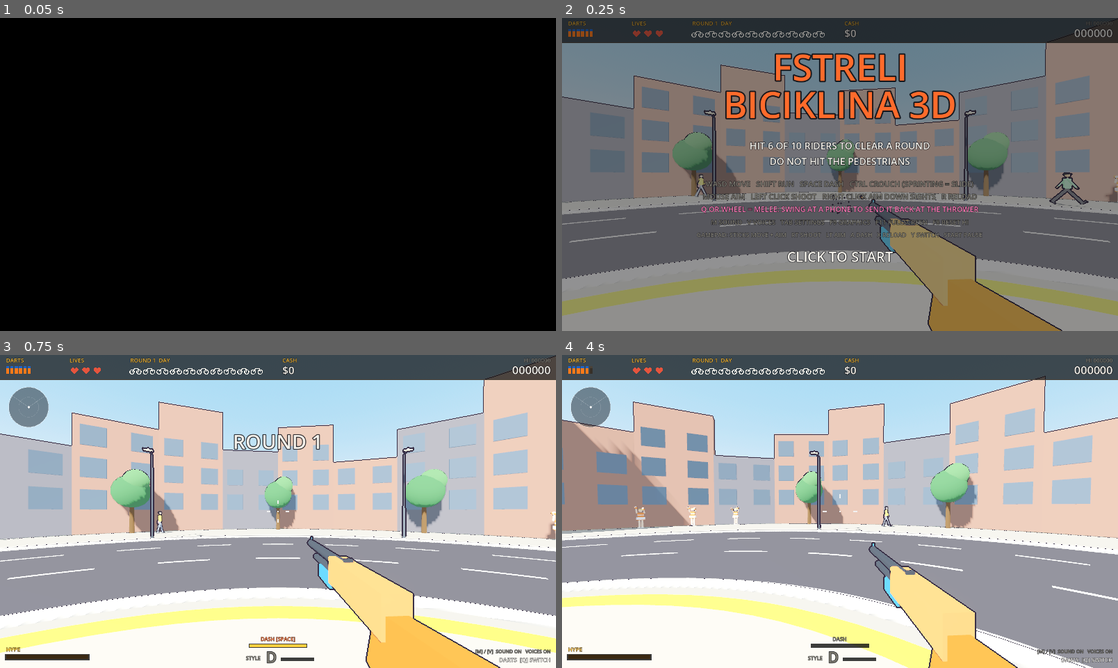
Above: before the commit, frames 1-4 (two rows, left to right).
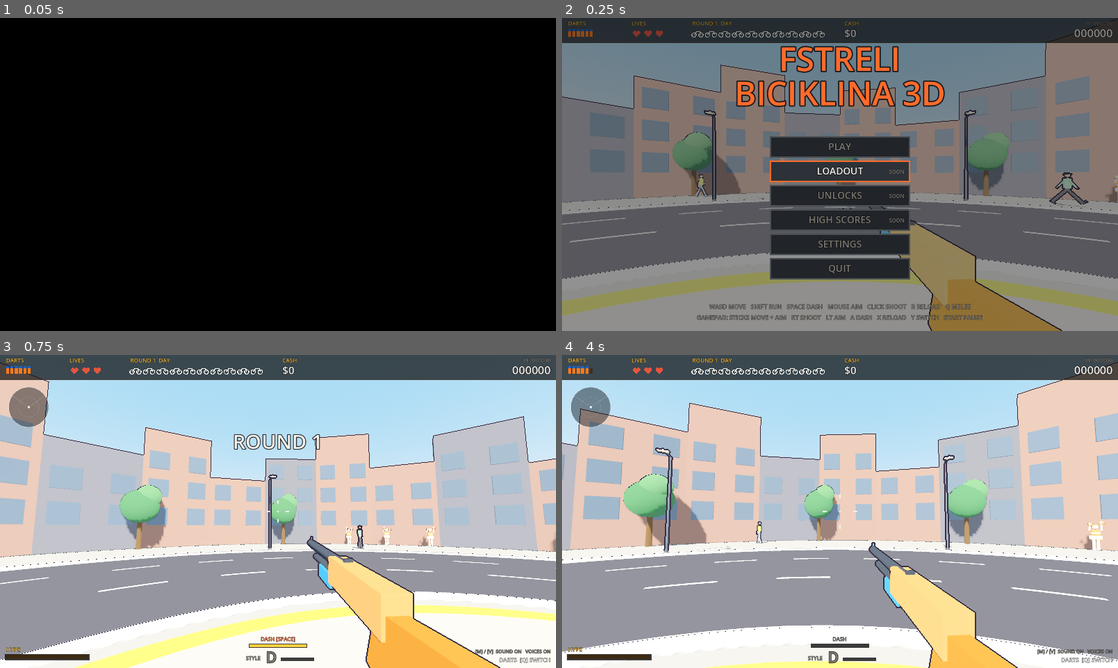
Above: after the commit, the same moments.

Repository: GVihi/FstreliBiciklina3D
Game: Godot game, scene res://main.tscn
Two runs of this game, one before a commit and one after it. Both use one fixed random seed, a clock stepped at 60 frames per second and the inputs below.
Inputs (mouse positions are in pixels of both pictures, inside the frame that each line leads up to):
- Up to frame 1 (0.05 s): no input
- Up to frame 2 (0.25 s): no input
- Up to frame 3 (0.75 s): tap Enter at 0.5 s; move the mouse to (400, 495) at 0.52 s; hold Right from 0.53 s (still down); tap Tab at 0.6 s; click (400, 495) at 0.67 s
- Up to frame 4 (4 s): tap Space at 0.77, 1.52, 3.5, 3.77 s; tap Enter at 0.8, 1.35, 3.6 s; move the mouse to (812, 511) at 1.27 s; release Right at 1.28 s; hold Up 1.28-2.75 s; click (812, 511) at 1.42 s; tap Keypad Enter at 1.55, 2.1, 3.8 s; move the mouse to (851, 505) at 2.02 s; click (851, 505) at 2.17 s; tap Tab at 2.3 s; drag from (812, 574) to (673, 464) at 2.77 s; move the mouse to (1006, 558) at 3.52 s; hold Left from 3.53 s (still down); click (1006, 558) at 3.67 s

Frame 1 is identical in both runs. In frame 2, 17% of the frame differs, in the area x 24-76%, y 8-97%; in frame 3, 44%; in frame 4, 50%, in the area x 0-100%, y 2-100%.

Commit message:
Add title screen menu with Play, Loadout, Unlocks, High Scores, Settings, Quit
The title state now shows a six-button menu instead of "click to start".
Mouse hover/click, Up/Down/W/S + Enter and gamepad D-pad + A/B all work.
Settings opens the existing settings panel (Tab still toggles it); Esc or a
click outside goes back. Loadout, Unlocks and High Scores are placeholder
pages until those features exist (High Scores shows the current best).
Quit exits the game. settings_open is replaced by title_page, and returning
from game over goes through a new go_to_title().

Ticks the title screen items in the README roadmap.

Co-Authored-By: Claude Sonnet 5.5 <noreply@anthropic.com>
Claude-Session: https://claude.ai/code/session_013gD2p91XwiEwAanmrPkZQ4

Diff:
--- a/scripts/hud.gd
+++ b/scripts/hud.gd
@@ -207,6 +207,64 @@
 	_txt("REROLL  [R]  $%d" % rc, rr.position.x + rr.size.x * 0.5, rr.position.y + 32.0 * k, int(20 * k), GOLD if rok else RED, 1)
 	_txt("CLICK OR PRESS 1-4 TO BUY", cx, size.y * 0.93, int(14 * k), GRAY, 1)
 
+# ---------------------------------------------------------------- title screen menu
+const TITLE_ITEMS = [
+	{"id": "play", "label": "PLAY"},
+	{"id": "loadout", "label": "LOADOUT", "soon": true},
+	{"id": "unlocks", "label": "UNLOCKS", "soon": true},
+	{"id": "scores", "label": "HIGH SCORES", "soon": true},
+	{"id": "settings", "label": "SETTINGS"},
+	{"id": "quit", "label": "QUIT"}
+]
+const TITLE_PAGES = {
+	"loadout": ["LOADOUT", "PICK YOUR STARTING WEAPON AND PERK BEFORE A RUN."],
+	"unlocks": ["UNLOCKS", "SPEND WHAT YOU EARN ON PERMANENT UNLOCKS BETWEEN RUNS."],
+	"scores": ["HIGH SCORES", "THE LOCAL TOP 10 LEADERBOARD."]
+}
+
+func title_rect(i: int) -> Rect2:
+	var k = size.y / 720.0
+	var w = 320.0 * k
+	var h = 46.0 * k
+	return Rect2((size.x - w) * 0.5, size.y * 0.38 + i * (h + 10.0 * k), w, h)
+
+func title_at(pos: Vector2) -> int:
+	if g == null or g.state != "title" or g.title_page != "":
+		return -1
+	for i in range(TITLE_ITEMS.size()):
+		if title_rect(i).has_point(pos):
+			return i
+	return -1
+
+func _draw_title_menu(k: float, cx: float) -> void:
+	_txt("FSTRELI", cx, size.y * 0.17, int(76 * k), ACCENT, 1)
+	_txt("BICIKLINA 3D", cx, size.y * 0.28, int(76 * k), ACCENT, 1)
+	var hov = title_at(get_viewport().get_mouse_position())
+	for i in range(TITLE_ITEMS.size()):
+		var item = TITLE_ITEMS[i]
+		var r = title_rect(i)
+		var on = hov == i or (hov < 0 and g.title_sel == i)
+		draw_rect(r, Color(0.176, 0.196, 0.22) if on else Color(0.13, 0.14, 0.16))
+		draw_rect(r, ACCENT if on else Color(0.29, 0.31, 0.33), false, 3.0 * k)
+		var base = r.position.y + 31.0 * k
+		_txt(item["label"], r.position.x + r.size.x * 0.5, base, int(22 * k), TEXT if on else GRAY, 1)
+		if item.get("soon", false):
+			_txt("SOON", r.position.x + r.size.x - 12.0 * k, base - 2.0 * k, int(12 * k), GRAY, 2)
+	if g.hi > 0:
+		_txt("HIGH SCORE " + str(g.hi).pad_zeros(6), cx, size.y * 0.885, int(20 * k), GOLD, 1)
+	_txt("WASD MOVE   SHIFT RUN   SPACE DASH   MOUSE AIM   CLICK SHOOT   R RELOAD   Q MELEE", cx, size.y * 0.93, int(14 * k), GRAY, 1)
+	_txt("GAMEPAD: STICKS MOVE + AIM   RT SHOOT   LT AIM   A DASH   X RELOAD   Y SWITCH   START PAUSE", cx, size.y * 0.965, int(14 * k), GRAY, 1)
+
+# placeholder pages for the screens that are still on the roadmap (High Scores shows the current best)
+func _draw_title_page(k: float, cx: float) -> void:
+	var info = TITLE_PAGES.get(g.title_page, ["", ""])
+	_txt(info[0], cx, size.y * 0.24, int(60 * k), GOLD, 1)
+	_txt(info[1], cx, size.y * 0.34, int(20 * k), TEXT, 1)
+	if g.title_page == "scores":
+		_txt("BEST  " + str(g.hi).pad_zeros(6), cx, size.y * 0.46, int(36 * k), GOLD, 1)
+	_txt("COMING SOON", cx, size.y * 0.56, int(32 * k), ACCENT, 1)
+	_txt("CLICK OR PRESS ESC TO GO BACK", cx, size.y * 0.78, int(18 * k), GRAY, 1)
+
 # ---------------------------------------------------------------- settings panel (pause screen / title with TAB)
 const SETTING_ROWS = [
 	{"id": "fov", "label": "FIELD OF VIEW", "min": 60.0, "max": 105.0, "fmt": "%d"},
@@ -218,7 +276,7 @@
 ]
 
 func settings_visible() -> bool:
-	return g != null and (g.paused or (g.state == "title" and g.settings_open))
+	return g != null and (g.paused or (g.state == "title" and g.title_page == "settings"))
 
 func panel_rect() -> Rect2:
 	var k = size.y / 720.0
@@ -365,20 +423,14 @@
 
 	var blink = int(g.time * 2.0) % 2 == 0
 	if state == "title":
-		_dim(0.45)
-		_txt("FSTRELI", cx, size.y * 0.20, int(84 * k), ACCENT, 1)
-		_txt("BICIKLINA 3D", cx, size.y * 0.32, int(84 * k), ACCENT, 1)
-		_txt("HIT 6 OF 10 RIDERS TO CLEAR A ROUND", cx, size.y * 0.42, int(22 * k), TEXT, 1)
-		_txt("DO NOT HIT THE PEDESTRIANS", cx, size.y * 0.47, int(22 * k), TEXT, 1)
-		_txt("WASD MOVE   SHIFT RUN   SPACE DASH   CTRL CROUCH (SPRINTING = SLIDE)", cx, size.y * 0.54, int(17 * k), GRAY, 1)
-		_txt("MOUSE AIM   LEFT CLICK SHOOT   RIGHT CLICK AIM DOWN SIGHTS   R RELOAD", cx, size.y * 0.58, int(17 * k), GRAY, 1)
-		_txt("Q OR WHEEL = MELEE: SWING AT A PHONE TO SEND IT BACK AT THE THROWER", cx, size.y * 0.62, int(17 * k), PINK, 1)
-		_txt("M SOUND   V VOICES   TAB SETTINGS   F9 GRAPHICS   F11 FULLSCREEN   F8 RESET HI", cx, size.y * 0.66, int(15 * k), GRAY, 1)
-		_txt("GAMEPAD: STICKS MOVE + AIM   RT SHOOT   LT AIM   A DASH   X RELOAD   Y SWITCH   START PAUSE", cx, size.y * 0.70, int(14 * k), GRAY, 1)
-		if blink:
-			_txt("CLICK TO START", cx, size.y * 0.78, int(32 * k), TEXT, 1)
-		if g.hi > 0:
-			_txt("HIGH SCORE " + str(g.hi).pad_zeros(6), cx, size.y * 0.84, int(20 * k), GOLD, 1)
+		if g.title_page == "":
+			_dim(0.45)
+			_draw_title_menu(k, cx)
+		else:
+			_dim(0.86)
+			if g.title_page != "settings":
+				_draw_title_page(k, cx)
+
 	elif state == "clear" or state == "over":
 		_dim(0.52)
 		var n_hit = g.count_hits()
@@ -409,9 +461,9 @@
 		_txt("PAUSED", cx, size.y * 0.44, int(60 * k), TEXT, 1)
 		_txt("CLICK TO RESUME", cx, size.y * 0.52, int(26 * k), GRAY, 1)
 		_draw_settings(k)
-	elif state == "title" and g.settings_open:
-		_dim(0.86)
+	elif state == "title" and g.title_page == "settings":
 		_draw_settings(k)
+		_txt("ESC OR CLICK OUTSIDE TO GO BACK", cx, size.y * 0.92, int(14 * k), GRAY, 1)
 
 # ---------------------------------------------------------------- pieces
 func _draw_top_bar(k: float) -> void:
--- a/scripts/input.gd
+++ b/scripts/input.gd
@@ -48,7 +48,7 @@
 				g.shop_sys.leave_shop()
 		elif kc == KEY_TAB:
 			if g.state == "title":
-				g.settings_open = not g.settings_open
+				g.title_page = "" if g.title_page == "settings" else "settings"
 			elif g.state == "play":
 				Input.mouse_mode = Input.MOUSE_MODE_VISIBLE
 		elif kc == KEY_ENTER or kc == KEY_KP_ENTER:
@@ -57,6 +57,10 @@
 			menu_move(-1)
 		elif kc == KEY_RIGHT:
 			menu_move(1)
+		elif kc == KEY_UP or kc == KEY_W:
+			title_move(-1)
+		elif kc == KEY_DOWN or kc == KEY_S:
+			title_move(1)
 		elif kc == KEY_1 or kc == KEY_KP_1:
 			if g.state == "upgrade":
 				if g.state_t > 0.35:
@@ -96,6 +100,7 @@
 			g.hi = 0
 			g.settings.save_hi(0)
 		elif kc == KEY_ESCAPE:
+			title_back()
 			Input.mouse_mode = Input.MOUSE_MODE_VISIBLE
 		elif kc == KEY_F11:
 			if DisplayServer.window_get_mode() == DisplayServer.WINDOW_MODE_FULLSCREEN:
@@ -122,22 +127,25 @@
 		elif btn == JOY_BUTTON_Y or btn == JOY_BUTTON_RIGHT_SHOULDER or btn == JOY_BUTTON_LEFT_SHOULDER:
 			toggle_weapon()
 		return
-	if btn == JOY_BUTTON_DPAD_LEFT:
+	if btn == JOY_BUTTON_DPAD_UP:
+		title_move(-1)
+	elif btn == JOY_BUTTON_DPAD_DOWN:
+		title_move(1)
+	elif btn == JOY_BUTTON_DPAD_LEFT:
 		menu_move(-1)
 	elif btn == JOY_BUTTON_DPAD_RIGHT:
 		menu_move(1)
 	elif btn == JOY_BUTTON_A:
 		if g.state == "title":
-			Input.mouse_mode = Input.MOUSE_MODE_CAPTURED
-			g.start_game()
+			title_activate(g.title_sel)
 		elif g.state == "clear" and g.state_t > 0.8:
 			g.shop_sys.enter_upgrade()
 		elif g.state == "over" and g.state_t > 0.8:
-			g.state = "title"
-			g.state_t = 0.0
-			Input.mouse_mode = Input.MOUSE_MODE_VISIBLE
+			g.go_to_title()
 		else:
 			menu_confirm()
+	elif btn == JOY_BUTTON_B and g.state == "title":
+		title_back()
 	elif btn == JOY_BUTTON_B and g.state == "shop":
 		g.shop_sys.leave_shop()
 	elif btn == JOY_BUTTON_X and g.state == "shop":
@@ -150,20 +158,54 @@
 		g.menu_sel = posmod(g.menu_sel + d, maxi(1, g.shop_items.size()))
 
 func menu_confirm() -> void:
-	if g.state == "upgrade" and g.state_t > 0.35:
+	if g.state == "title":
+		title_activate(g.title_sel)
+	elif g.state == "upgrade" and g.state_t > 0.35:
 		g.shop_sys.pick_upgrade(g.menu_sel)
 	elif g.state == "shop":
 		g.shop_sys.buy(g.menu_sel)
 	elif g.state == "clear" and g.state_t > 0.8:
 		g.shop_sys.enter_upgrade()
 
+# ---- title screen menu (entries are listed in hud.gd TITLE_ITEMS)
+func title_move(d: int) -> void:
+	if g.state == "title" and g.title_page == "":
+		g.title_sel = posmod(g.title_sel + d, g.hud.TITLE_ITEMS.size())
+		g.sfx.play("click")
+
+func title_back() -> void:
+	if g.state == "title" and g.title_page != "":
+		g.title_page = ""
+		g.sfx.play("click")
+
+func title_activate(i: int) -> void:
+	if g.title_page != "":
+		title_back()
+		return
+	g.title_sel = i
+	var id = g.hud.TITLE_ITEMS[i]["id"]
+	if id == "play":
+		Input.mouse_mode = Input.MOUSE_MODE_CAPTURED
+		g.start_game()
+	elif id == "quit":
+		g.get_tree().quit()
+	else:
+		g.title_page = id        # loadout / unlocks / scores / settings
+		g.sfx.play("click")
+
 func on_click() -> void:
 	var captured = Input.mouse_mode == Input.MOUSE_MODE_CAPTURED
 	if g.state == "title":
-		if g.settings_open and g.settings.click_setting(g.hud.setting_at(g.get_viewport().get_mouse_position())):
-			return
-		Input.mouse_mode = Input.MOUSE_MODE_CAPTURED
-		g.start_game()
+		var mp = g.get_viewport().get_mouse_position()
+		if g.title_page == "settings":
+			if not g.settings.click_setting(g.hud.setting_at(mp)) and not g.hud.panel_rect().has_point(mp):
+				title_back()
+		elif g.title_page != "":
+			title_back()
+		else:
+			var ti = g.hud.title_at(mp)
+			if ti >= 0:
+				title_activate(ti)
 	elif g.state == "clear" and g.state_t > 0.8:
 		g.shop_sys.enter_upgrade()
 	elif g.state == "upgrade" and g.state_t > 0.35:
@@ -180,9 +222,7 @@
 		elif g.hud.reroll_rect().has_point(mp):
 			g.shop_sys.reroll()
 	elif g.state == "over" and g.state_t > 0.8:
-		g.state = "title"
-		g.state_t = 0.0
-		Input.mouse_mode = Input.MOUSE_MODE_VISIBLE
+		g.go_to_title()
 	elif g.state == "play":
 		if not captured:
 			if not g.settings.click_setting(g.hud.setting_at(g.get_viewport().get_mouse_position())):
--- a/scripts/main.gd
+++ b/scripts/main.gd
@@ -203,7 +203,8 @@
 var volume = 1.0
 var outlines = true
 var drag_id = ""
-var settings_open = false
+var title_page = ""          # "" = main menu, otherwise settings / loadout / unlocks / scores
+var title_sel = 0            # highlighted title-menu entry (keyboard / gamepad)
 
 var cheerleaders = []
 var melee_ring: MeshInstance3D
@@ -490,6 +491,12 @@
 	shop_rerolls = 0
 	pending = {"rapid": 0.0, "big": 0.0, "shield": false, "hype": false, "free": 0}
 
+func go_to_title() -> void:
+	state = "title"
+	state_t = 0.0
+	title_page = ""
+	Input.mouse_mode = Input.MOUSE_MODE_VISIBLE
+
 func start_game() -> void:
 	reset_run()
 	round_n = 1
Not shown, changed: README.md
